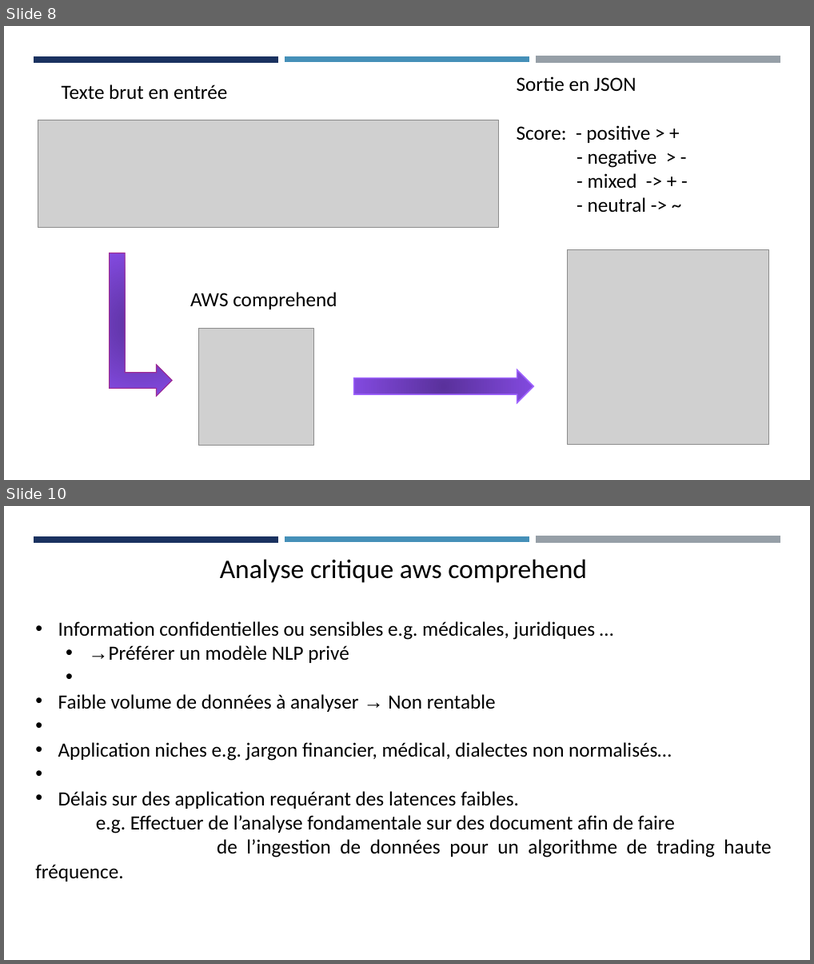
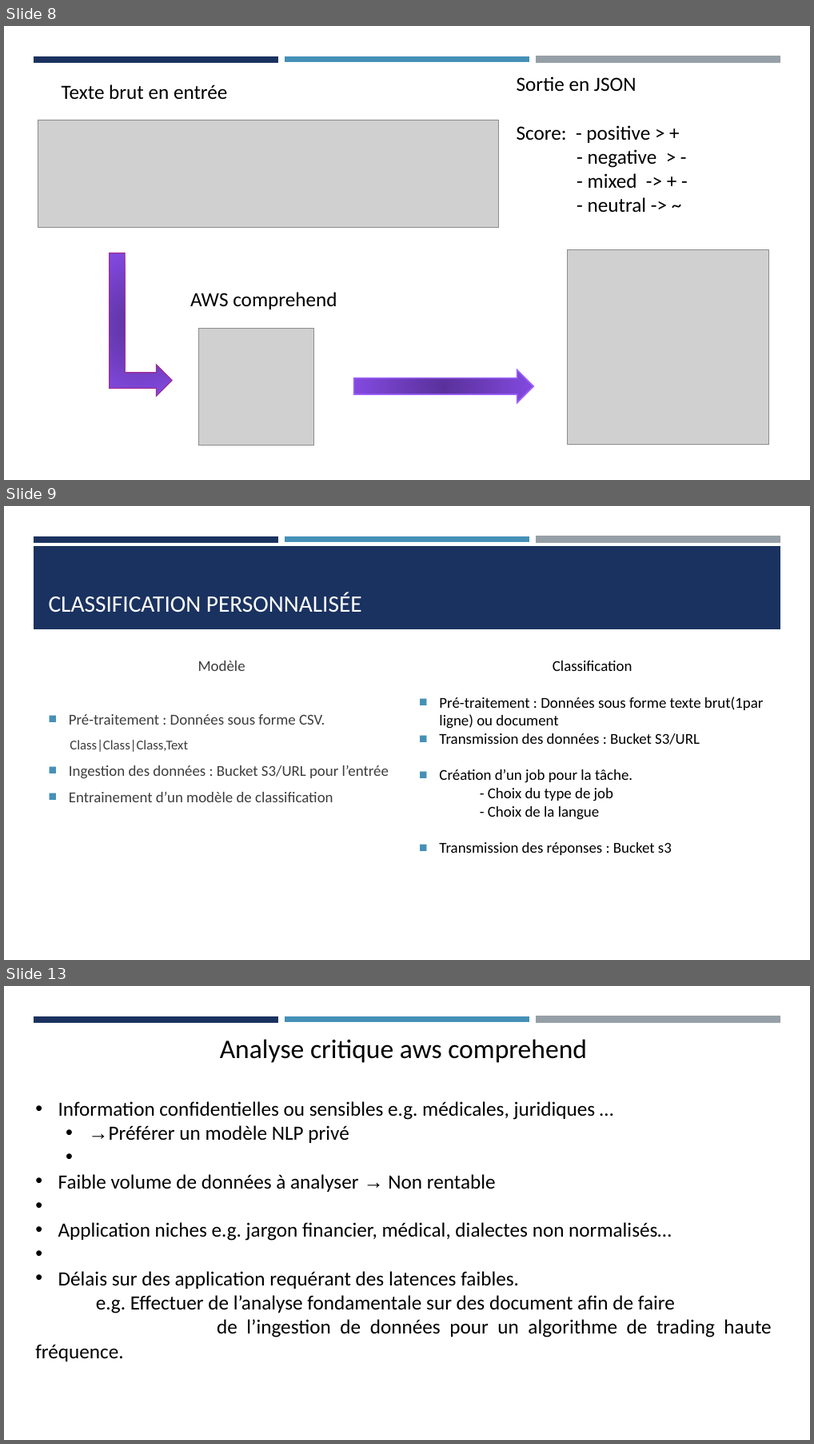
Before and after one commit to Jmuhleman/pw_CLD, a slide deck: workshop/AWS Comprehend.odp. Shown one above the other, each under a label of ours: slides 8 and 10 before the commit, slides 8, 9 and 13 after it; the slides between them are not shown. The pictures are 814x964 and 814x1444 pixels, drawn with LibreOffice and Linux fonts; fonts in the diff are those of the drawing; grey boxes stand for pictures. Boxes give left, top, right and bottom in pixels: in the first picture for what was removed or moved away, otherwise in the second. Text is boxed around its words. In the diff, an @@ line names an element or a change of style, - is before the commit and + after.

```diff
--- a/workshop/AWS Comprehend.odp
+++ b/workshop/AWS Comprehend.odp
@@ slide 9 added at (x1=4, y1=506, x2=810, y2=960), background #FFFFFF; not listed: 3 template elements that a slide beside it also shows @@
@@ freeform shape added at (x1=34, y1=546, x2=782, y2=629), fill #1A3260 @@
@@ title added at (x1=49, y1=592, x2=362, y2=612), 28 pt, text #FFFFFF @@
+CLASSIFICATION PERSONNALISÉE
@@ text added at (x1=69, y1=660, x2=389, y2=802), 18 pt, text #3D3D3D @@
+Modèle
+■ Pré-traitement : Données sous forme CSV.
+  Class|Class|Class,Text
+■ Ingestion des données : Bucket S3/URL pour l’entrée
+■ Entrainement d’un modèle de classification
@@ text added at (x1=439, y1=660, x2=764, y2=855), 18 pt, text #000000 @@
+Classification
+■ Pré-traitement : Données sous forme texte brut(1par ligne) ou document
+■ Transmission des données : Bucket S3/URL
+■ Création d’un job pour la tâche.
+- Choix du type de job
+- Choix de la langue
+■ Transmission des réponses : Bucket s3
@@ what was slide 10 is now slide 13 @@
```
Also in this commit, not shown: 1 slide changed, 3 other slides added, 1 slide removed.
